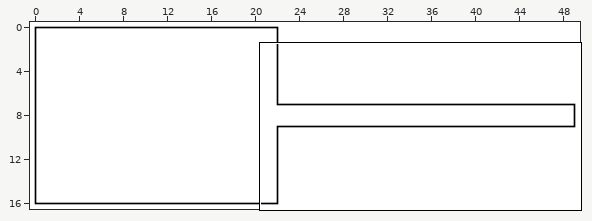
Two states of a Tiled map (JSON), code/assets/maps/map4.json. Above, an overview of the earlier version with the close-up marked.
Close-up. Before the commit:
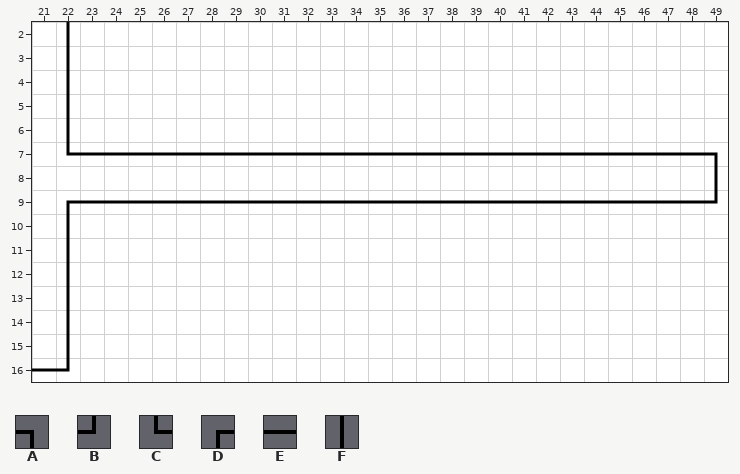
Cells are 32x32 px. Shown: x 21..49, y 2..16.
Key: from "minimal-tileset": A 0, B 1, C 2, D 3, E 9, F 18.
_ is an empty cell.
Layers that did not change in this view are not listed.
Layer "walls" before, first column x 21:
 2 _F___________________________
 3 _F___________________________
 4 _F___________________________
 5 _F___________________________
 6 _F___________________________
 7 _CEEEEEEEEEEEEEEEEEEEEEEEEEEA
 8 ____________________________F
 9 _DEEEEEEEEEEEEEEEEEEEEEEEEEEB
10 _F___________________________
11 _F___________________________
12 _F___________________________
13 _F___________________________
14 _F___________________________
15 _F___________________________
16 EB___________________________
After the commit:
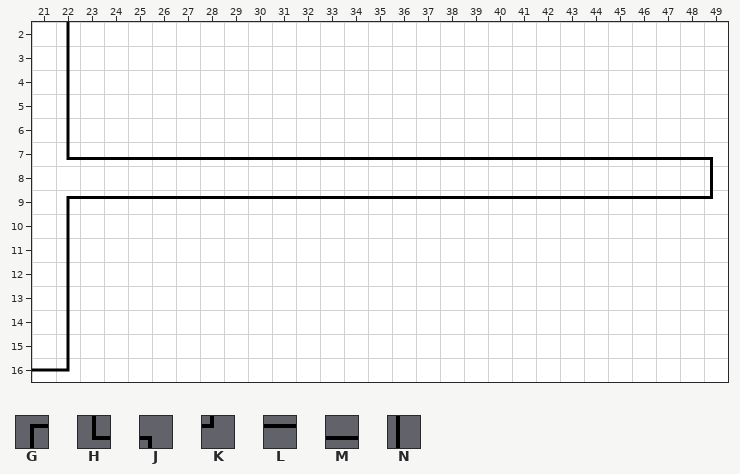
Further tiles: from "minimal-tileset": G 66, H 74, J 81, K 82, L 90, M 91, N 92.
Changes in this commit:
Layer "walls":
The author changed tile D to tile G in row 9 at x 22.
The author changed tile C to tile H in row 7 at x 22.
The author changed tile A to tile J in row 7 at x 49.
The author changed tile B to tile K in row 9 at x 49.
The author changed tile E to tile L in row 9 at x 23 to 48.
The author changed tile E to tile M in row 7 at x 23 to 48.
The author changed tile F to tile N in row 8 at x 49.
Boxes around the changes in both close-ups, in picture pixels (x1, y1, x2, y2):
changed: (66, 152, 718, 204)
